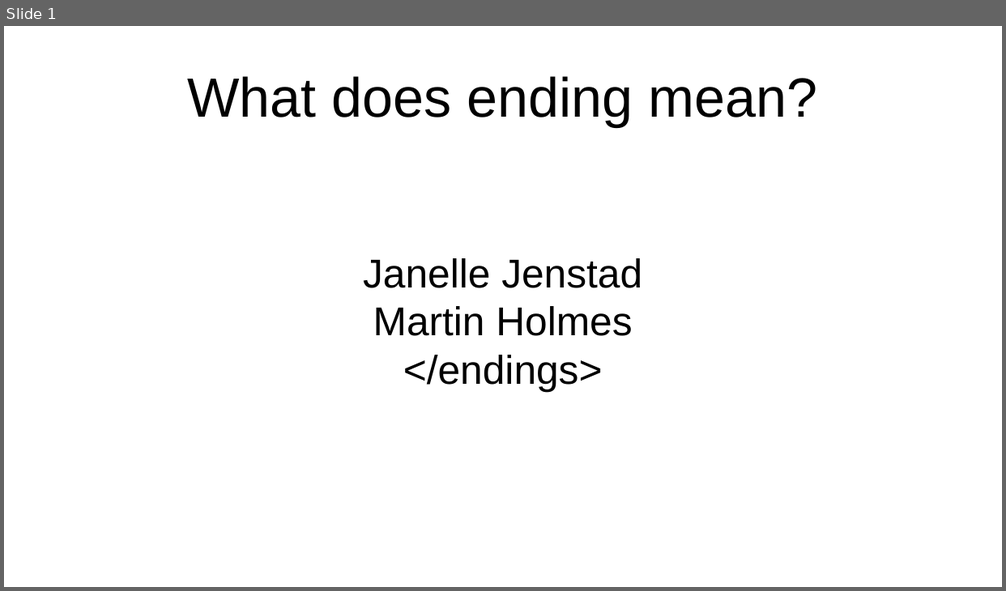
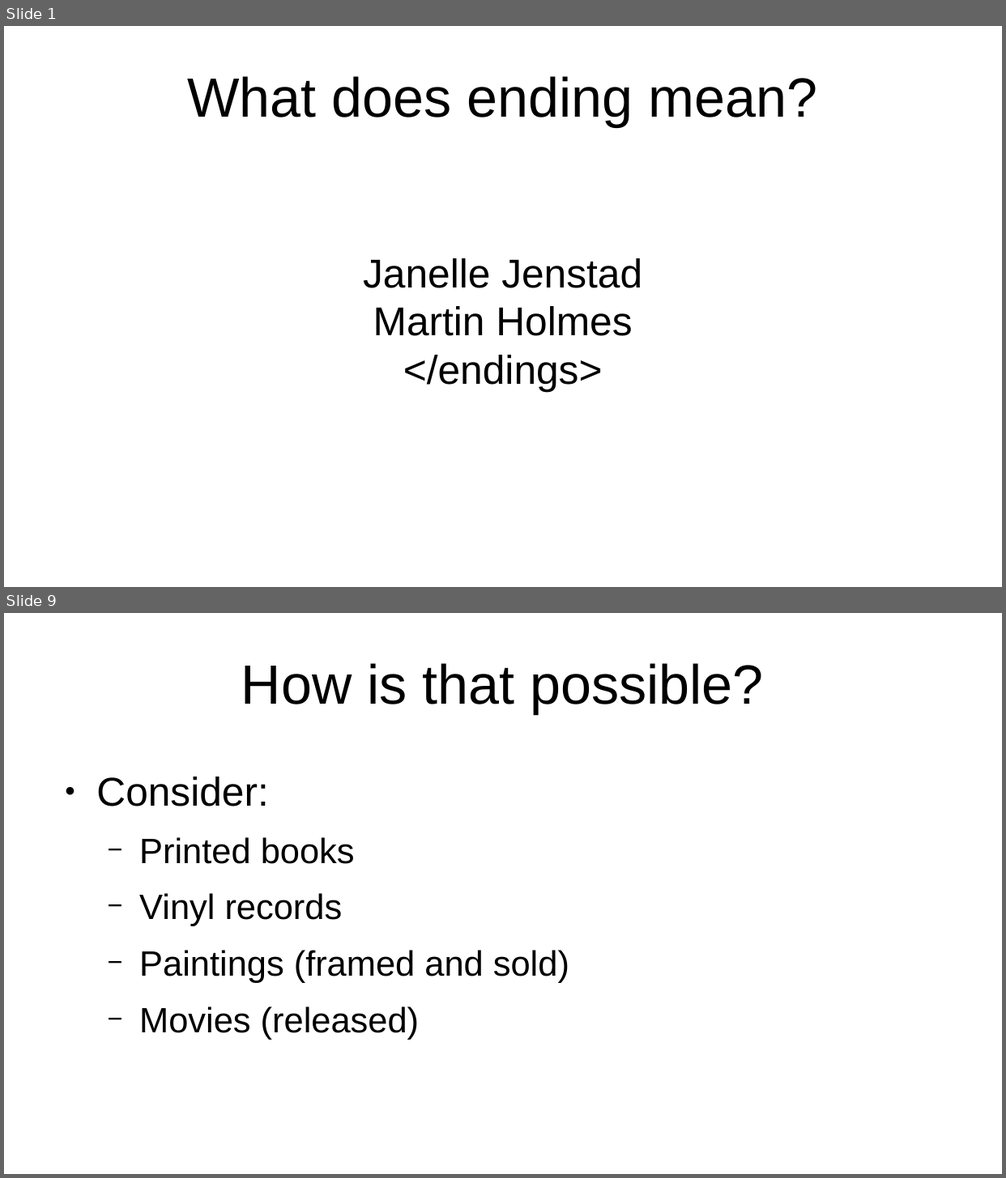
Before and after one commit to projectEndings/Endings, a slide deck: presentations/dhsi2019/what_does_ending_mean.odp. Shown one above the other, each under a label of ours: slide 1 before the commit, slides 1 and 9 after it; the slides between them are not shown. The pictures are 1006x591 and 1006x1178 pixels, drawn with LibreOffice and Linux fonts; fonts in the diff are those of the drawing; background and template pictures are left out. Boxes give left, top, right and bottom in pixels: in the first picture for what was removed or moved away, otherwise in the second. Text is boxed around its words. In the diff, an @@ line names an element or a change of style, - is before the commit and + after.

```diff
--- a/presentations/dhsi2019/what_does_ending_mean.odp
+++ b/presentations/dhsi2019/what_does_ending_mean.odp
@@ slide 9 added at [4,613,1002,1174], background #FFFFFF @@
@@ title added at [241,663,763,714], 44 pt, text #000000 @@
+How is that possible?
@@ text added at [96,777,569,1040], 28 pt, text #000000 @@
+● Consider:
+  − Printed books
+  − Vinyl records
+  − Paintings (framed and sold)
+  − Movies (released)
```
Also in this commit, not shown: 21 other slides added, 12 other files.
